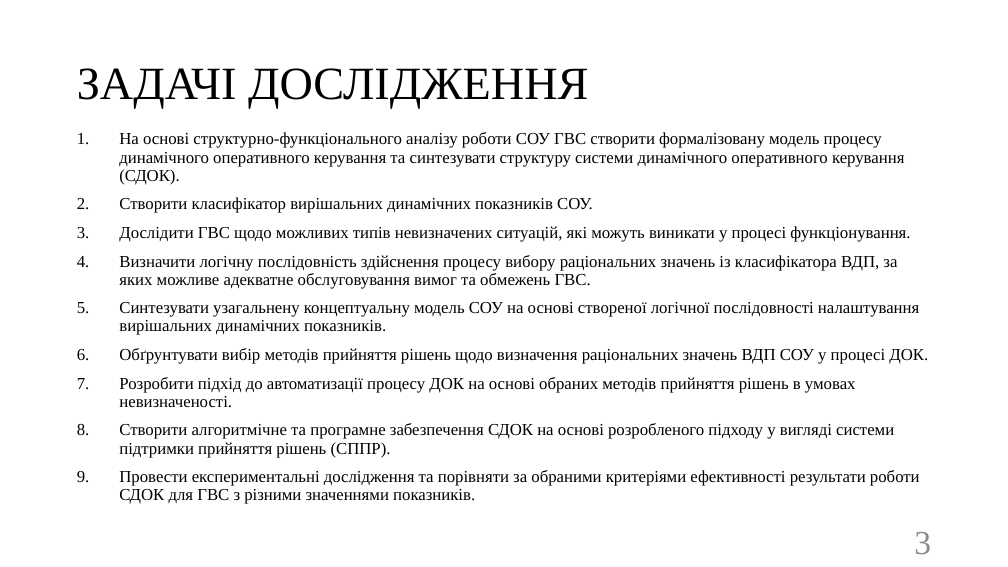
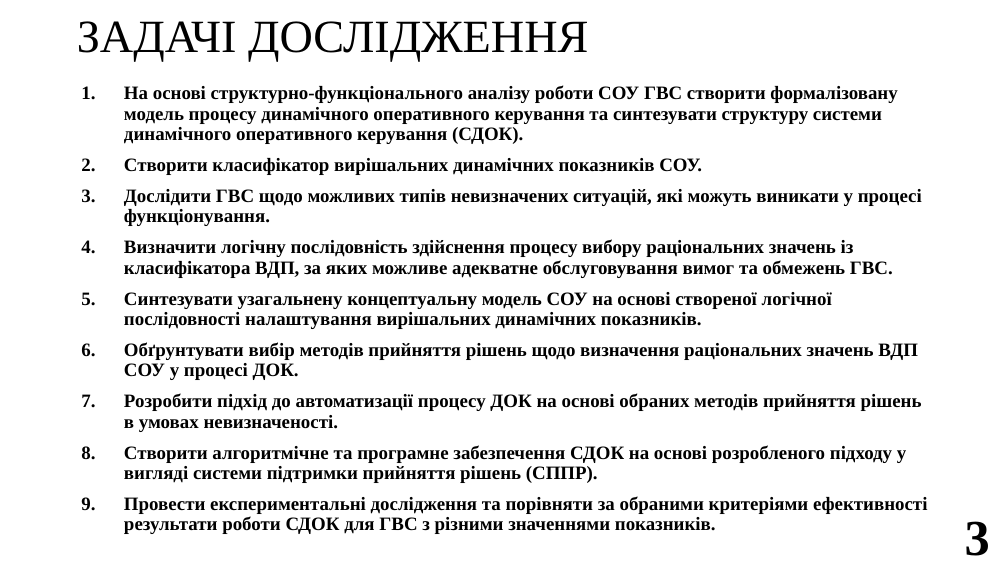
Before and after one commit to SPS-ik/diss, a slide deck: slide 3 of !pres.pptx. Drawn at 1008x567 pixels with LibreOffice and Linux fonts; fonts in the diff are those of the drawing. Boxes give left, top, right and bottom in pixels: in the first picture for what was removed or moved away, otherwise in the second. Text is boxed around its words. In the diff, an @@ line names an element or a change of style, - is before the commit and + after.

```diff
--- a/!pres.pptx
+++ b/!pres.pptx
@@ title "ЗАДАЧІ ДОСЛІДЖЕННЯ": place and size @@
-title "ЗАДАЧІ ДОСЛІДЖЕННЯ" at (77,68,588,109)
+title "ЗАДАЧІ ДОСЛІДЖЕННЯ" at (77,21,588,61)
@@ text "На основі структурно-функціонального аналізу роботи ...": place and size @@
-text "На основі структурно-функціонального аналізу роботи ..." at (119,132,928,504)
+text "На основі структурно-функціонального аналізу роботи ..." at (124,85,927,534)
@@ text "На основі структурно-функціонального аналізу роботи ..." at (124,85,927,534): size 16 to 18 pt, bold on @@
@@ page number: place and size @@
-page number at (914,532,931,554)
+page number at (965,521,990,556)
@@ page number at (965,521,990,556): size 32 to 48 pt, text colour #8C8C8C to #000000, bold on @@
```
Also in this commit, not shown: 28 other slides changed, 1 slide added, 1 slide removed.
